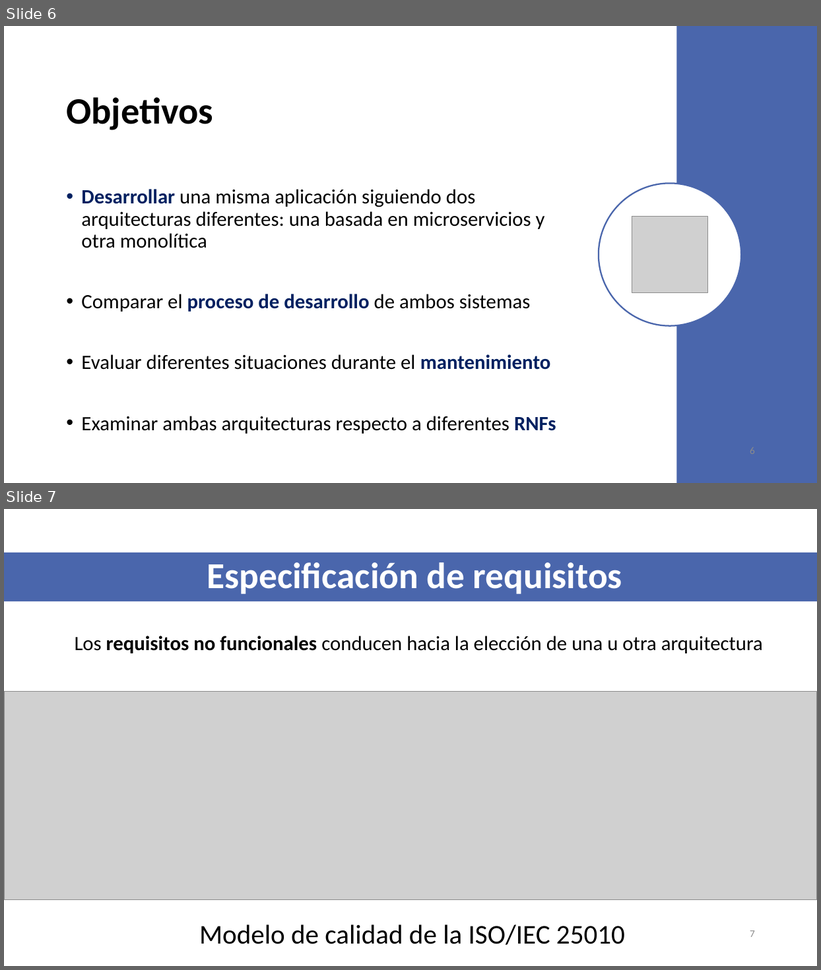
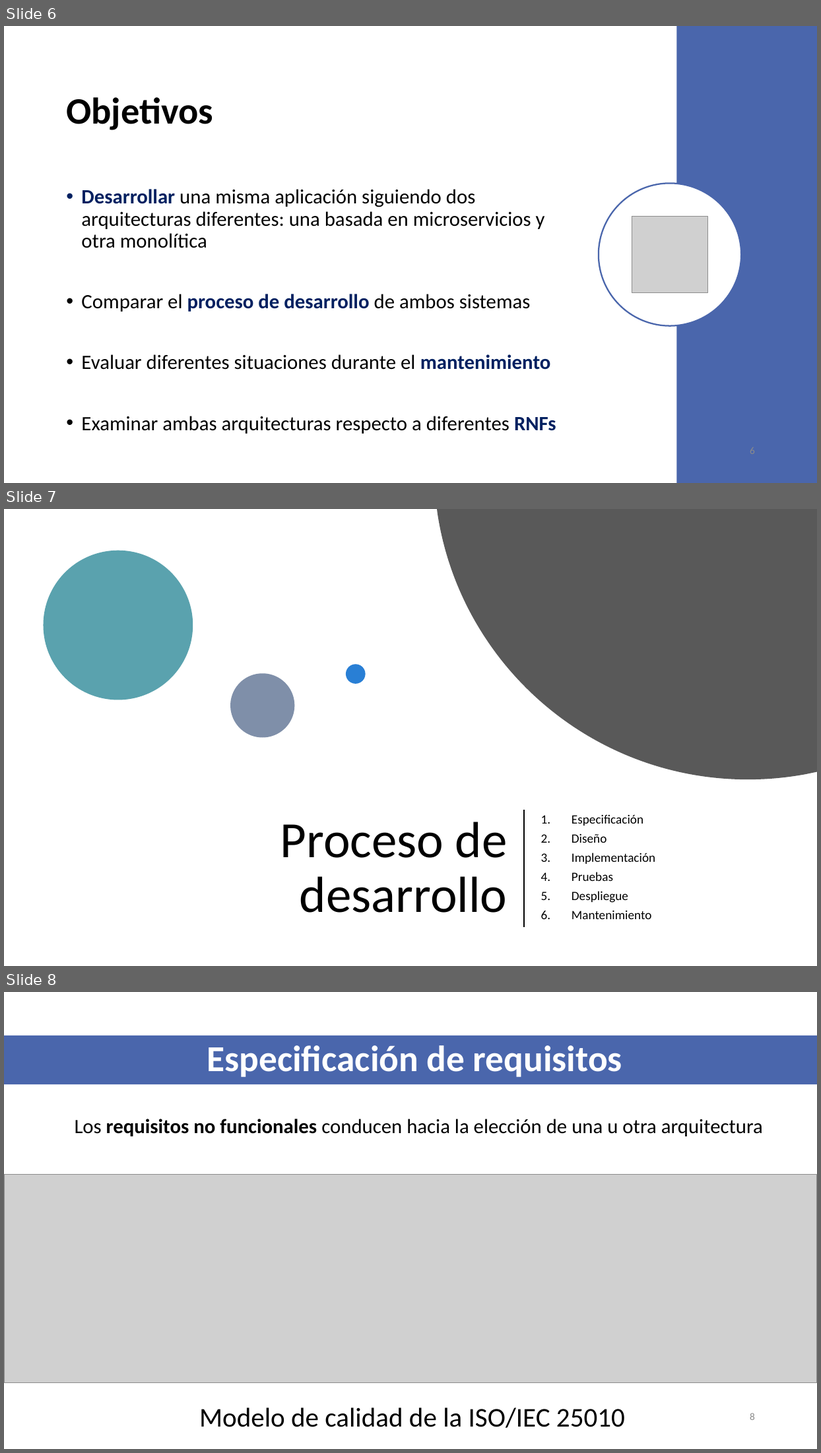
Before and after one commit to VictorIranzo/TFG_Microservices, a slide deck: Trabajo/Presentación/Desarrollo de software basado en microservicios.pptx. Shown one above the other, each under a label of ours: slides 6 and 7 before the commit, slides 6, 7 and 8 after it. The pictures are 821x970 and 821x1453 pixels, drawn with LibreOffice and Linux fonts; fonts in the diff are those of the drawing; grey boxes stand for pictures. Boxes give left, top, right and bottom in pixels: in the first picture for what was removed or moved away, otherwise in the second. Text is boxed around its words. In the diff, an @@ line names an element or a change of style, - is before the commit and + after.

```diff
--- a/Trabajo/Presentación/Desarrollo de software basado en microservicios.pptx
+++ b/Trabajo/Presentación/Desarrollo de software basado en microservicios.pptx
@@ slide 7 added at (4, 509, 817, 966), background #FFFFFF @@
@@ freeform shape added at (437, 509, 817, 780), fill #595959 @@
@@ ellipse added at (43, 551, 193, 700), fill #5AA2AE @@
@@ ellipse added at (346, 665, 366, 684), fill #297FD5 @@
@@ ellipse added at (230, 674, 294, 738), fill #7F8FA9 @@
@@ title added at (281, 822, 508, 913), 60 pt, text #000000 @@
+Proceso de desarrollo
@@ line added from (524, 811) to (524, 927), #000000 1.5 pt @@
@@ subtitle added at (572, 815, 655, 920), 15 pt, text #000000 @@
+1. Especificación
+2. Diseño
+3. Implementación
+4. Pruebas
+5. Despliegue
+6. Mantenimiento
@@ what was slide 7 is now slide 8 @@
@@ page number at (750, 1413, 755, 1420): text changed @@
-7
+8
```
Also in this commit, not shown: 12 slides changed, 4 other slides added.
